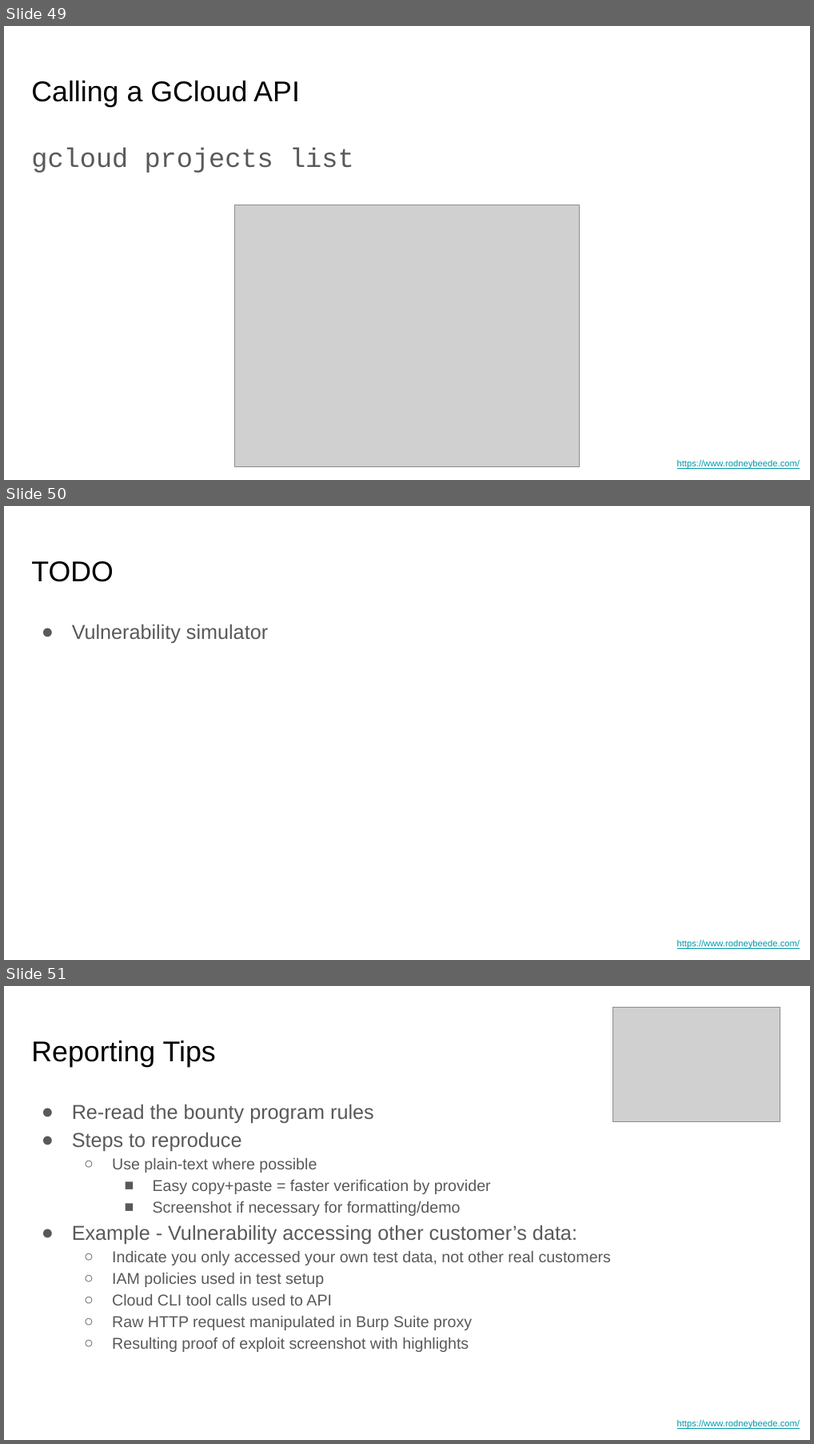
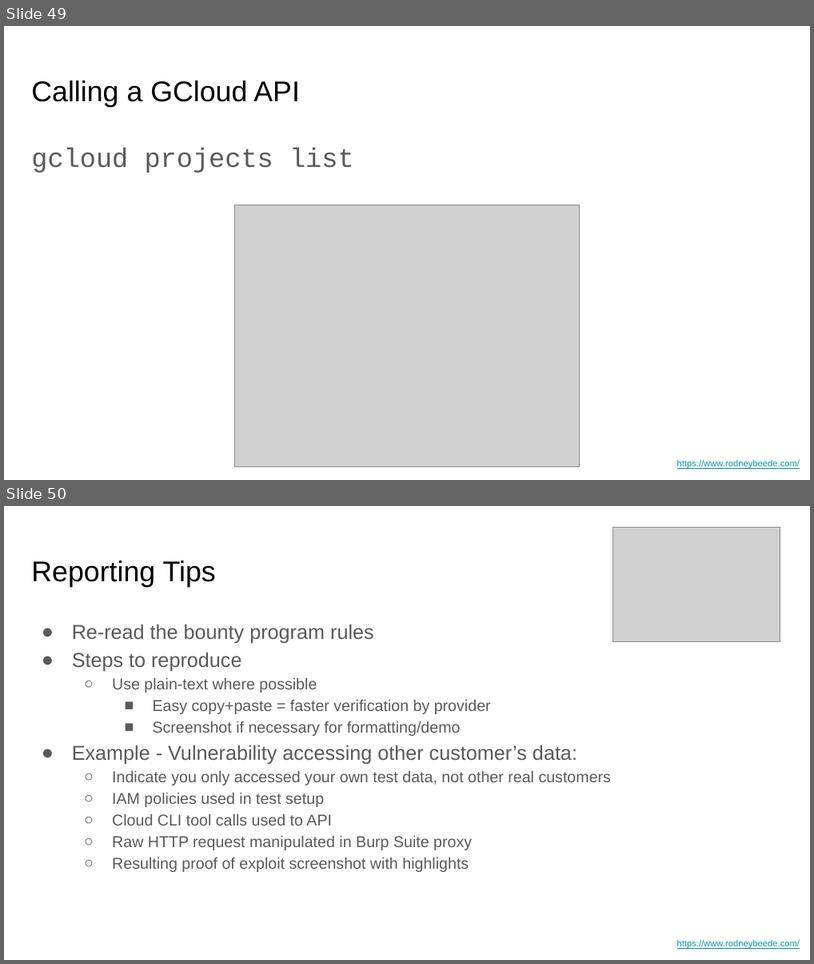
Before and after one commit to rbeede/BSidesSATX2023, a slide deck: Pen-testing Cloud REST APIs - BSidesSATX2023.pptx. Shown one above the other, each under a label of ours: slides 49, 50 and 51 before the commit, slides 49 and 50 after it. The pictures are 814x1444 and 814x964 pixels, drawn with LibreOffice and Linux fonts; fonts in the diff are those of the drawing; grey boxes stand for pictures. Boxes give left, top, right and bottom in pixels: in the first picture for what was removed or moved away, otherwise in the second. Text is boxed around its words. In the diff, an @@ line names an element or a change of style, - is before the commit and + after.

```diff
--- a/Pen-testing Cloud REST APIs - BSidesSATX2023.pptx
+++ b/Pen-testing Cloud REST APIs - BSidesSATX2023.pptx
@@ slide 50 removed at [4,506,810,960], background #FFFFFF; not listed: 1 template element that a slide beside it also shows @@
@@ title removed at [31,561,114,582] @@
-TODO
@@ text removed at [72,624,268,643] @@
-● Vulnerability simulator
@@ what was slide 51 is now slide 50 @@
```
Also in this commit, not shown: 11 slides changed.
